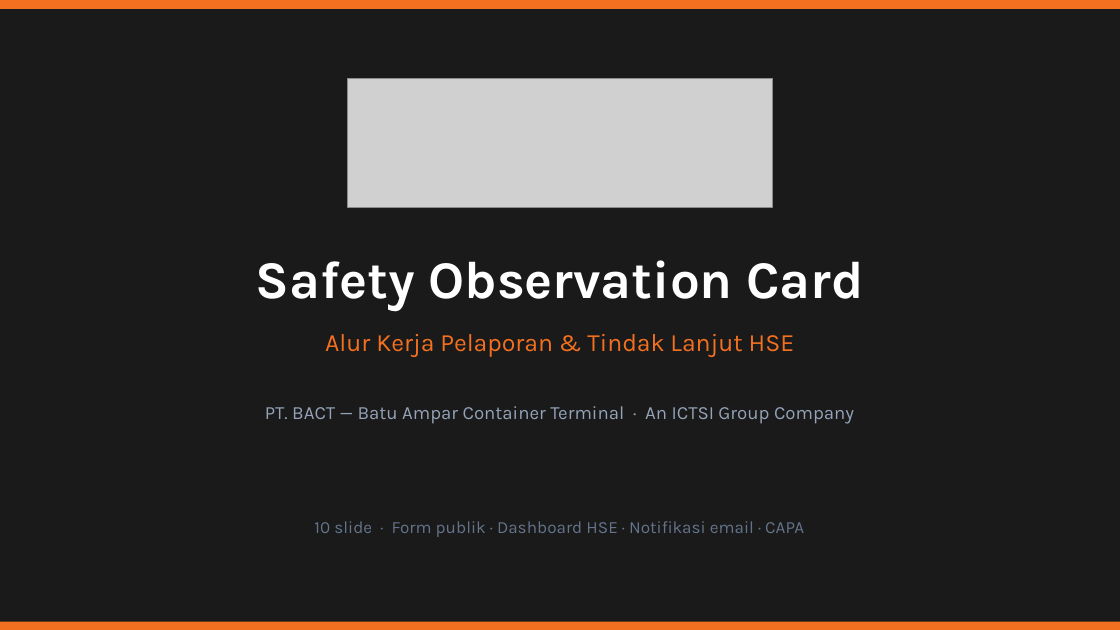
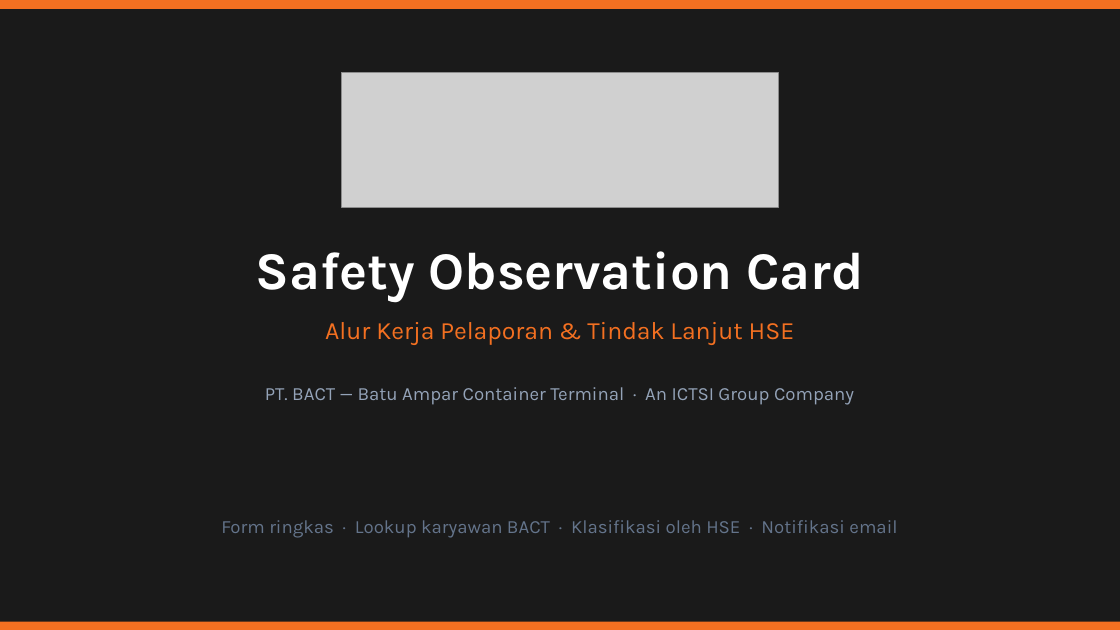
Before and after one commit to msatibi32/bact-safety-observation-modern, a slide deck: slide 1 of supabase/BACT-SOC-Presentasi-HSE.pptx. Drawn at 1120x630 pixels with LibreOffice and Linux fonts; fonts in the diff are those of the drawing; grey boxes stand for pictures. Boxes give left, top, right and bottom in pixels: in the first picture for what was removed or moved away, otherwise in the second. Text is boxed around its words. In the diff, an @@ line names an element or a change of style, - is before the commit and + after.

```diff
--- a/supabase/BACT-SOC-Presentasi-HSE.pptx
+++ b/supabase/BACT-SOC-Presentasi-HSE.pptx
@@ picture: place and size @@
-picture at [347,78,773,207]
+picture at [342,73,778,207]
@@ text "Safety Observation Card": place and size @@
-text "Safety Observation Card" at [256,260,864,311]
+text "Safety Observation Card" at [256,251,864,302]
@@ text "Alur Kerja Pelaporan & Tindak ...": place and size @@
-text "Alur Kerja Pelaporan & Tindak ..." at [325,334,795,357]
+text "Alur Kerja Pelaporan & Tindak ..." at [325,322,795,345]
@@ text "PT. BACT — Batu Ampar ...": place and size @@
-text "PT. BACT — Batu Ampar ..." at [265,406,854,424]
+text "PT. BACT — Batu Ampar ..." at [265,387,854,405]
@@ text at [221,520,897,538]: text changed; size 11 to 12 pt @@
-10 slide · Form publik · Dashboard HSE · Notifikasi email · CAPA
+Form ringkas · Lookup karyawan BACT · Klasifikasi oleh HSE · Notifikasi email
```
Also in this commit, not shown: 8 other slides changed, 1 slide added, 1 slide removed, 3 other files.
